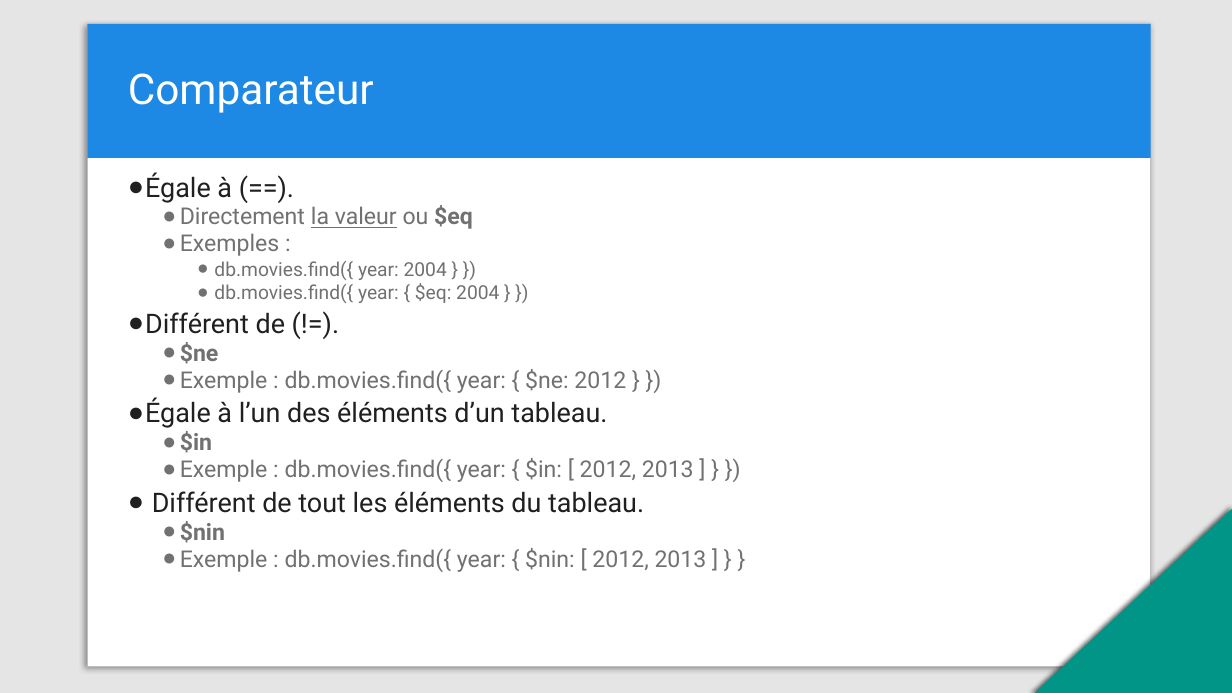
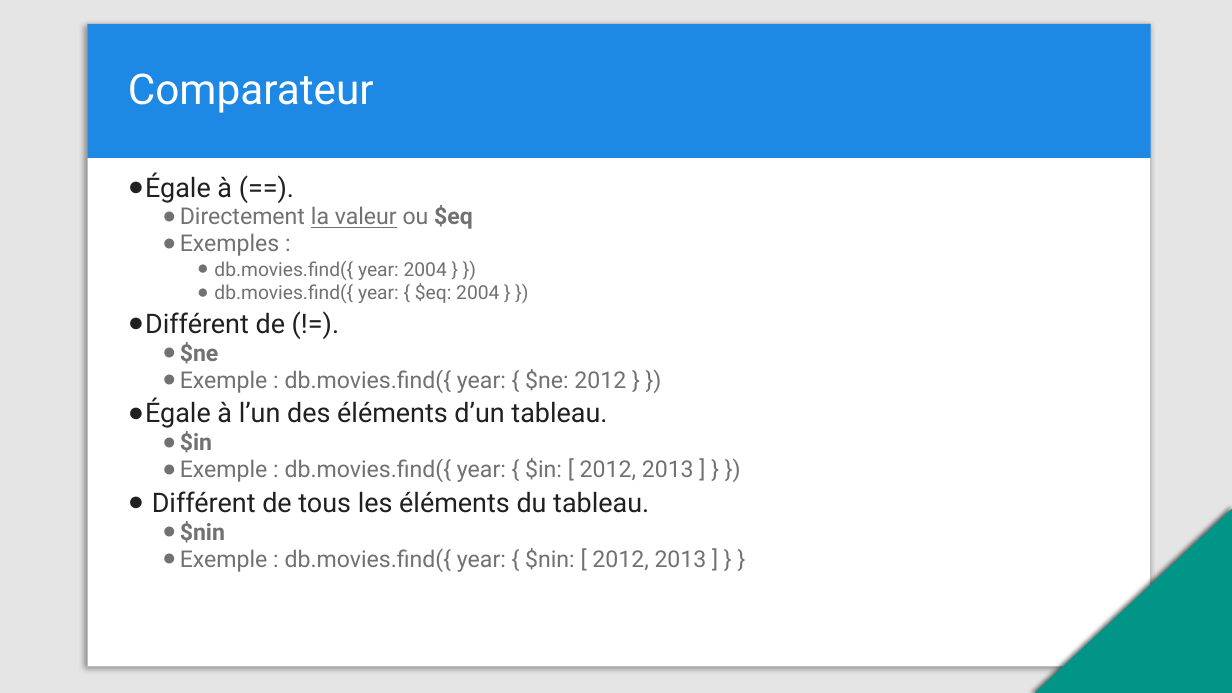
Before and after one commit to dohr-michael/training-mongodb, a slide deck: slide 11 of MongoDB-CRUD.pptx. Drawn at 1232x693 pixels with LibreOffice and Linux fonts; fonts in the diff are those of the drawing. Boxes give left, top, right and bottom in pixels: in the first picture for what was removed or moved away, otherwise in the second. Text is boxed around its words. In the diff, an @@ line names an element or a change of style, - is before the commit and + after.

```diff
--- a/MongoDB-CRUD.pptx
+++ b/MongoDB-CRUD.pptx
@@ text at (152,491,649,513): text changed @@
-● Différent de tout les éléments du tableau.
+● Différent de tous les éléments du tableau.
```
Also in this commit, not shown: 13 other slides changed.
